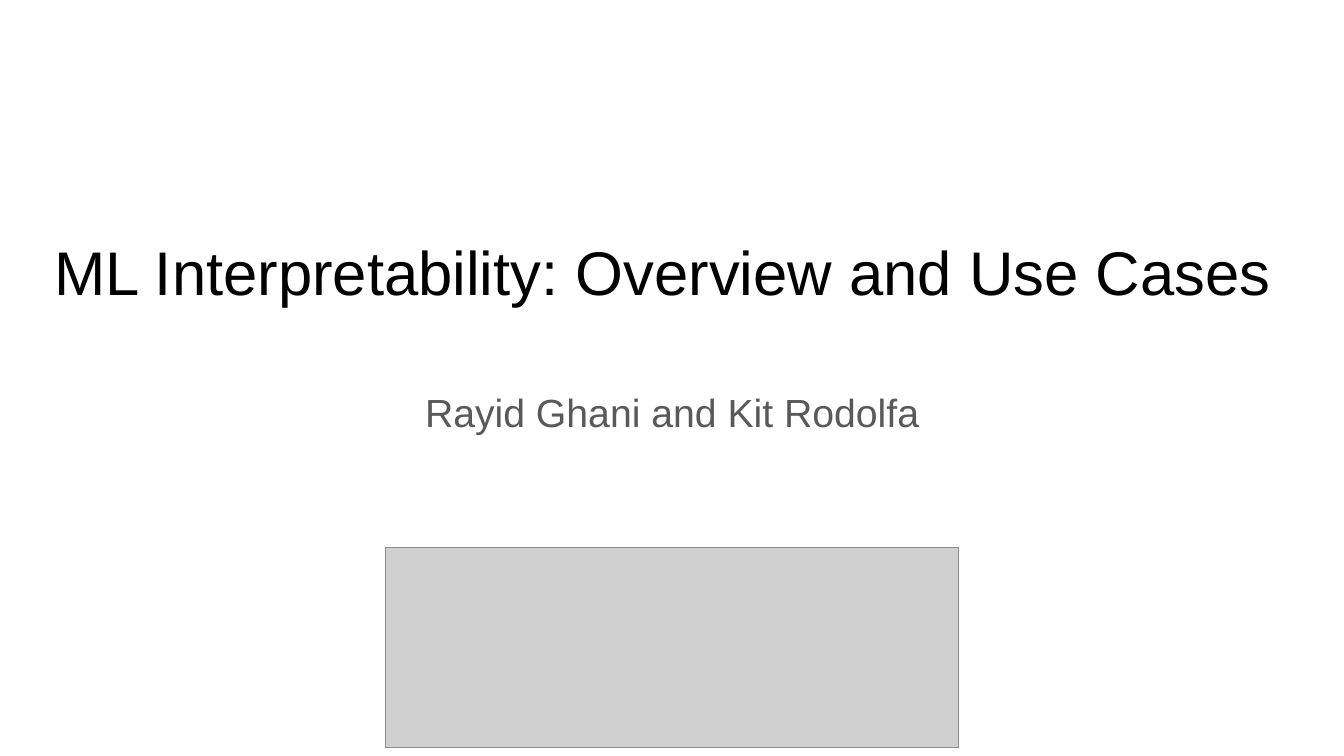
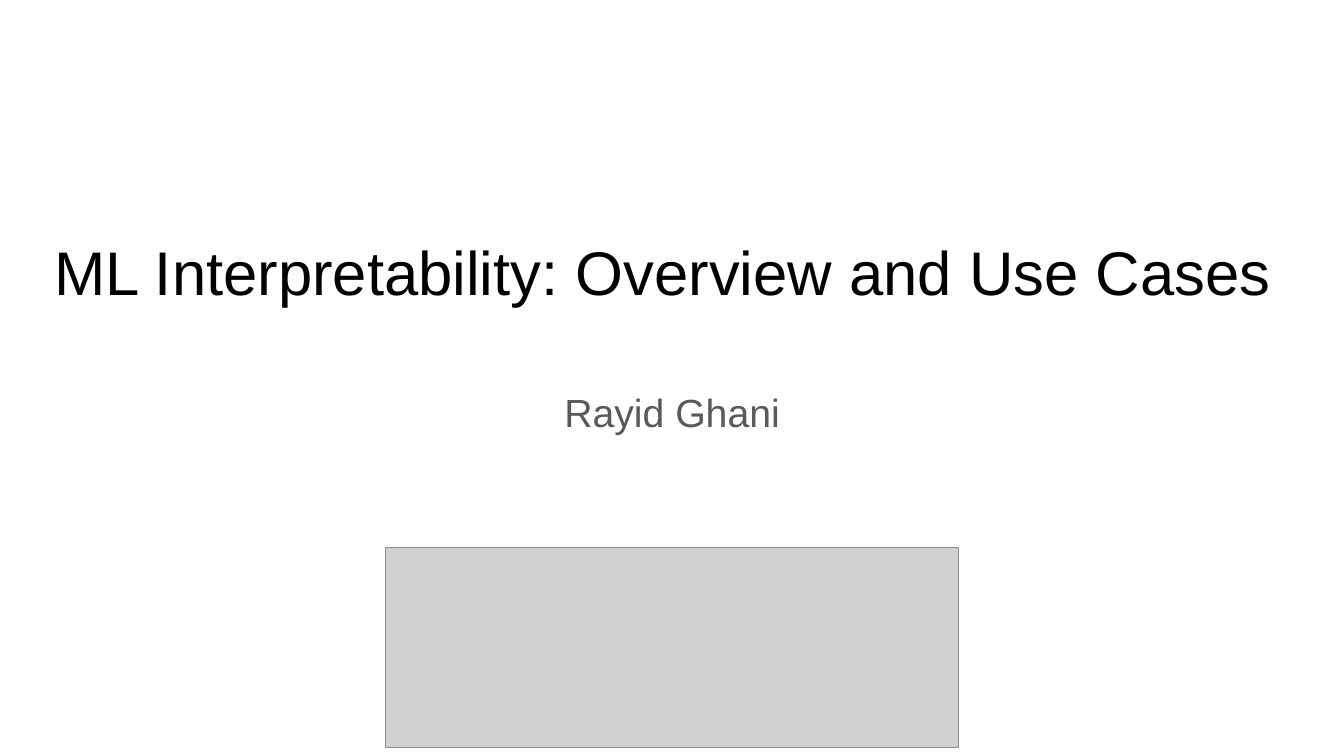
Before and after one commit to dssg/MLinPractice, a slide deck: slide 1 of Lectures/Lecture13-InterpretabilityOverview.pptx. Drawn at 1344x756 pixels with LibreOffice and Linux fonts; fonts in the diff are those of the drawing; grey boxes stand for pictures. Boxes give left, top, right and bottom in pixels: in the first picture for what was removed or moved away, otherwise in the second. Text is boxed around its words. In the diff, an @@ line names an element or a change of style, - is before the commit and + after.

```diff
--- a/Lectures/Lecture13-InterpretabilityOverview.pptx
+++ b/Lectures/Lecture13-InterpretabilityOverview.pptx
@@ text at (x1=564, y1=398, x2=779, y2=435): text changed @@
-Rayid Ghani and Kit Rodolfa
+Rayid Ghani
```
Also in this commit, not shown: 2 other slides changed, 1 other file.
